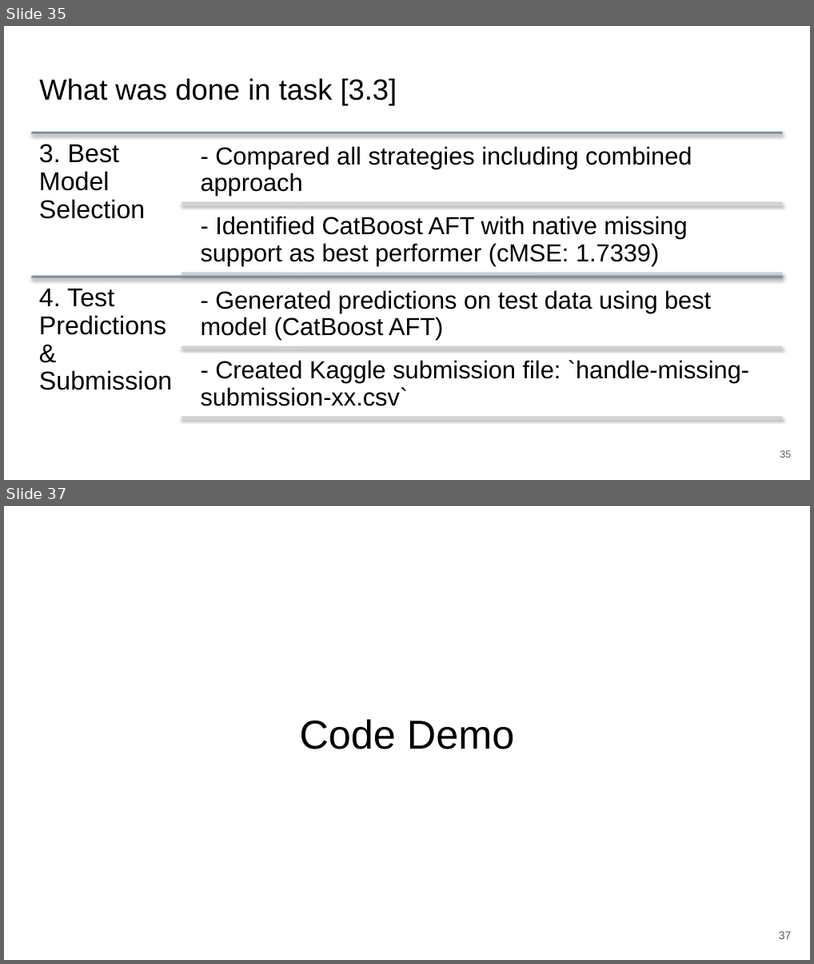
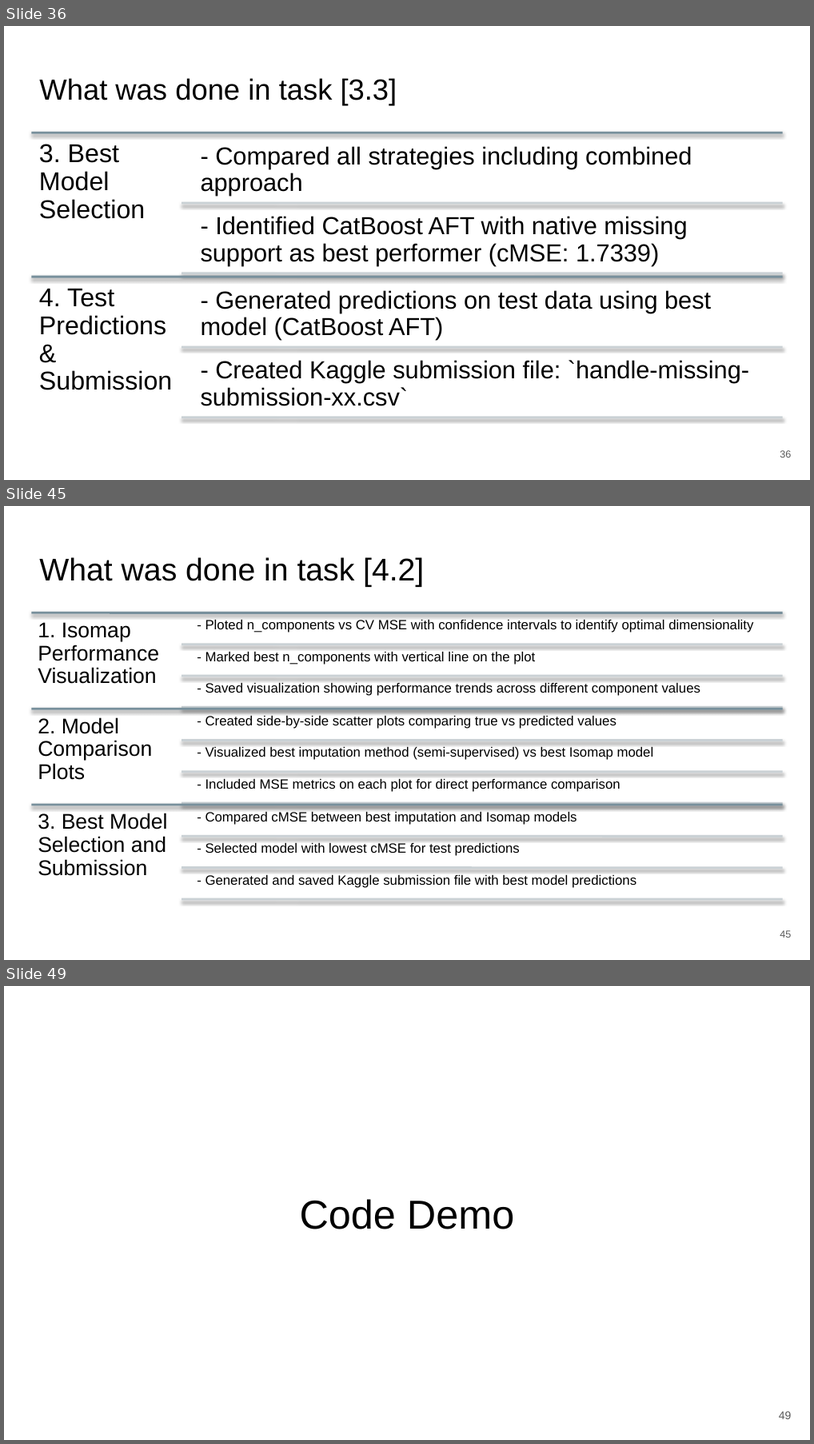
Before and after one commit to zepedrocosta/AA-Projeto2, a slide deck: Slides.pptx. Shown one above the other, each under a label of ours: slides 35 and 37 before the commit, slides 36, 45 and 49 after it; the slides between them are not shown. The pictures are 814x964 and 814x1444 pixels, drawn with LibreOffice and Linux fonts; fonts in the diff are those of the drawing. Boxes give left, top, right and bottom in pixels: in the first picture for what was removed or moved away, otherwise in the second. Text is boxed around its words. In the diff, an @@ line names an element or a change of style, - is before the commit and + after.

```diff
--- a/Slides.pptx
+++ b/Slides.pptx
@@ slide 45 added at box(4, 506, 810, 960), background #FFFFFF @@
@@ title added at box(39, 557, 424, 587), 28 pt, text #000000 @@
+What was done in task [4.2]
@@ group added at box(31, 612, 783, 899): 12 lines, 12 texts @@
+1. Isomap Performance Visualization
+- Ploted n_components vs CV MSE with confidence intervals to identify optimal dimensionality
+- Marked best n_components with vertical line on the plot
+- Saved visualization showing performance trends across different component values
+2. Model Comparison Plots
+- Created side-by-side scatter plots comparing true vs predicted values
+- Visualized best imputation method (semi-supervised) vs best Isomap model
+- Included MSE metrics on each plot for direct performance comparison
+3. Best Model Selection and Submission
+- Compared cMSE between best imputation and Isomap models
+- Selected model with lowest cMSE for test predictions
+- Generated and saved Kaggle submission file with best model predictions
@@ page number added at box(780, 930, 791, 937), 9 pt, text #595959 @@
+45
@@ what was slide 35 is now slide 36 @@
@@ what was slide 37 is now slide 49 @@
@@ page number at box(779, 1411, 792, 1419): text changed @@
-37
+49
```
Also in this commit, not shown: 6 slides changed, 11 other slides added, 3 other files.
